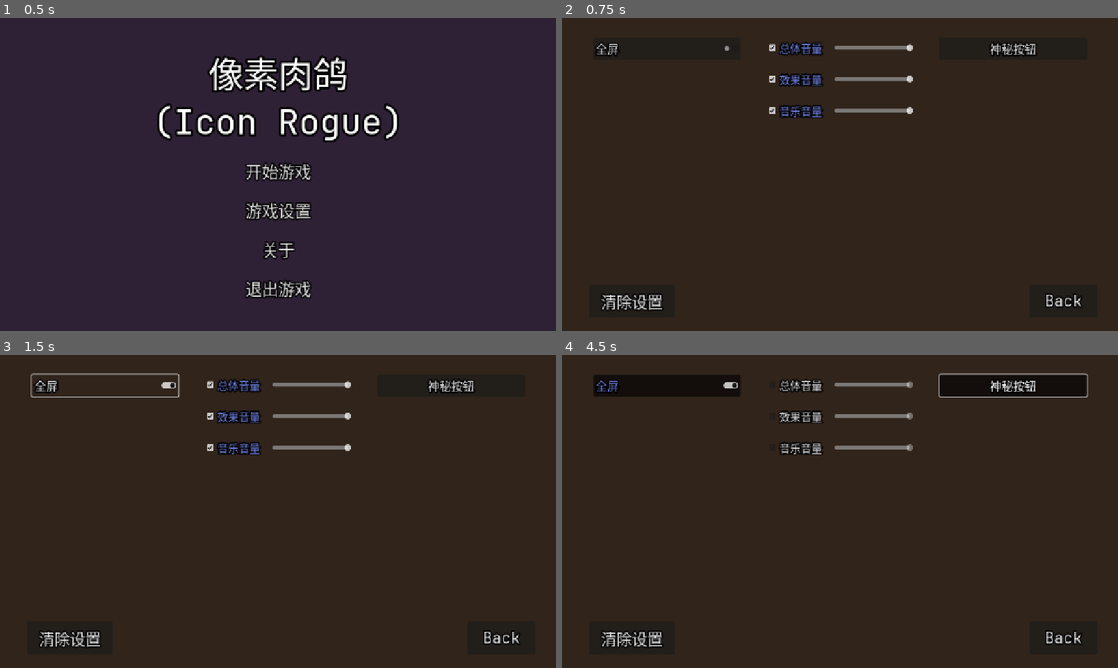
Above: before the commit, frames 1-4 (two rows, left to right).
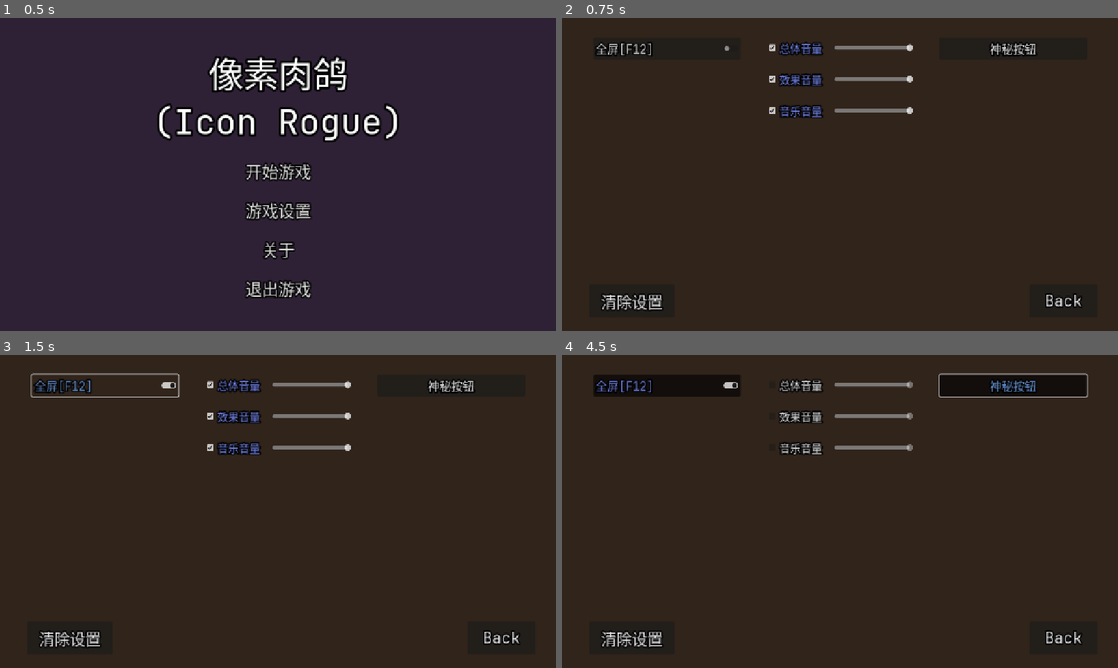
Above: after the commit, the same moments.

Repository: qingzhixing/Icon-Rogue
Game: Godot game, scene res://scene/start_page.tscn
The game is run twice, just before and just after one commit, with the same random seed, the same clock (stepped at 60 frames per second) and the same inputs.
Inputs:
- Up to frame 1 (0.5 s): no input
- Up to frame 2 (0.75 s): click "游戏设置" at 0.5 s
- Up to frame 3 (1.5 s): click "全屏" (after the commit: "全屏[F12]") at 1.25 s
- Up to frame 4 (4.5 s): click "总体音量" at 2 s; click "效果音量" at 2.75 s; click "音乐音量" at 3.5 s; click "神秘按钮" at 4.25 s

Frame 1 is identical in both runs. In frame 2, 0.1% of the frame differs, in the area x 10-17%, y 7-13%; in frame 3, 0.3%, in the area x 6-17%, y 7-13%; in frame 4, 0.3%.
Error in both runs: Attempted to free a RefCounted object. (res://script/game_control/global_sound_player.gd:40)

Commit message:
🎎 F12热键切换全屏

Diff:
--- a/project.godot
+++ b/project.godot
@@ -20,6 +20,7 @@
 SoundPlayer="*res://script/game_control/global_sound_player.gd"
 GameStopper="*res://script/game_control/game_stopper.gd"
 GlobalSettings="*res://script/game_control/global_settings.gd"
+HotkeyController="*res://script/game_control/hotkey_controller.gd"
 
 [display]
 
@@ -34,6 +35,11 @@
 respawn_key={
 "deadzone": 0.2,
 "events": [Object(InputEventKey,"resource_local_to_scene":false,"resource_name":"","device":-1,"window_id":0,"alt_press …(192 unchanged characters)…
+]
+}
+fullscreen_key={
+"deadzone": 0.2,
+"events": [Object(InputEventKey,"resource_local_to_scene":false,"resource_name":"","device":-1,"window_id":0,"alt_pressed":false,"shift_pressed":false,"ctrl_pressed":false,"meta_pressed":false,"pressed":false,"keycode":0,"physical_keycode":4194343,"key_label":0,"unicode":0,"location":0,"echo":false,"script":null)
 ]
 }
 
--- a/resources/theme/normal_theme.tres
+++ b/resources/theme/normal_theme.tres
@@ -76,7 +76,7 @@
 Button/colors/font_disabled_color = Color(0.875, 0.875, 0.875, 0.5)
 Button/colors/font_focus_color = Color(0.95, 0.95, 0.95, 1)
 Button/colors/font_hover_color = Color(0.392157, 0.560784, 0.796078, 1)
-Button/colors/font_hover_pressed_color = Color(1, 1, 1, 1)
+Button/colors/font_hover_pressed_color = Color(0.392157, 0.560784, 0.796078, 1)
 Button/colors/font_outline_color = Color(0, 0, 0, 1)
 Button/colors/font_pressed_color = Color(0.45098, 0.513726, 0.901961, 1)
 Button/colors/icon_disabled_color = Color(1, 1, 1, 0.4)
@@ -96,7 +96,10 @@
 Button/styles/hover = SubResource("StyleBoxFlat_j7h1a")
 Button/styles/normal = SubResource("StyleBoxFlat_i7k4j")
 Button/styles/pressed = SubResource("StyleBoxFlat_v2w1j")
+CheckBox/colors/font_hover_color = Color(0.392157, 0.560784, 0.796078, 1)
+CheckBox/colors/font_hover_pressed_color = Color(0.392157, 0.560784, 0.796078, 1)
 CheckBox/constants/h_separation = 7
+CheckButton/colors/font_hover_pressed_color = Color(0.392157, 0.560784, 0.796078, 1)
 CheckButton/fonts/font = ExtResource("1_bw6ll")
 Label/fonts/font = ExtResource("1_bw6ll")
 LineEdit/fonts/font = ExtResource("1_bw6ll")
--- a/scene/game_scene.tscn
+++ b/scene/game_scene.tscn
@@ -107,14 +107,15 @@
 metadata/_edit_use_anchors_ = true
 
 [node name="Restart Button" type="Button" parent="HoverUI/Game Over Overlay"]
+process_mode = 3
 layout_mode = 0
-offset_left = 296.0
+offset_left = 376.0
 offset_top = 408.0
-offset_right = 880.0
+offset_right = 768.0
 offset_bottom = 520.0
 theme = ExtResource("2_ouui0")
 theme_override_font_sizes/font_size = 61
-text = "[R] To Restart"
+text = "[R] Restart"
 flat = true
 
 [node name="Camera2D" type="Camera2D" parent="."]
--- a/scene/settings_page.gd
+++ b/scene/settings_page.gd
@@ -26,6 +26,10 @@
 	slider_master.value = GlobalSettings.get_bus_volume_percent(GlobalSettings.AudioBus.MASTER);
 	slider_sfx.value = GlobalSettings.get_bus_volume_percent(GlobalSettings.AudioBus.SFX);
 	slider_bgm.value = GlobalSettings.get_bus_volume_percent(GlobalSettings.AudioBus.BGM);
+
+func _process(_delta):
+	# 一直更新是因为有热键能切换全屏
+	check_button_full_screen.button_pressed = GlobalSettings.is_fullscreen();
 
 func _on_button_clear_settings_pressed() -> void:
 	GlobalSettings.clear_all_settings();
--- a/scene/settings_page.tscn
+++ b/scene/settings_page.tscn
@@ -47,7 +47,7 @@
 layout_mode = 2
 theme = ExtResource("1_00343")
 theme_override_font_sizes/font_size = 24
-text = "全屏"
+text = "全屏[F12]"
 
 [node name="MarginContainer2" type="MarginContainer" parent="MarginContainer/HBoxContainer"]
 layout_mode = 2
--- /dev/null
+++ b/script/game_control/hotkey_controller.gd
@@ -0,0 +1,5 @@
+extends Node
+
+func _process(_delta):
+	if Input.is_action_just_pressed("fullscreen_key"):
+		GlobalSettings.toggle_fullscreen();
Not shown, added: script/game_control/hotkey_controller.gd.uid
